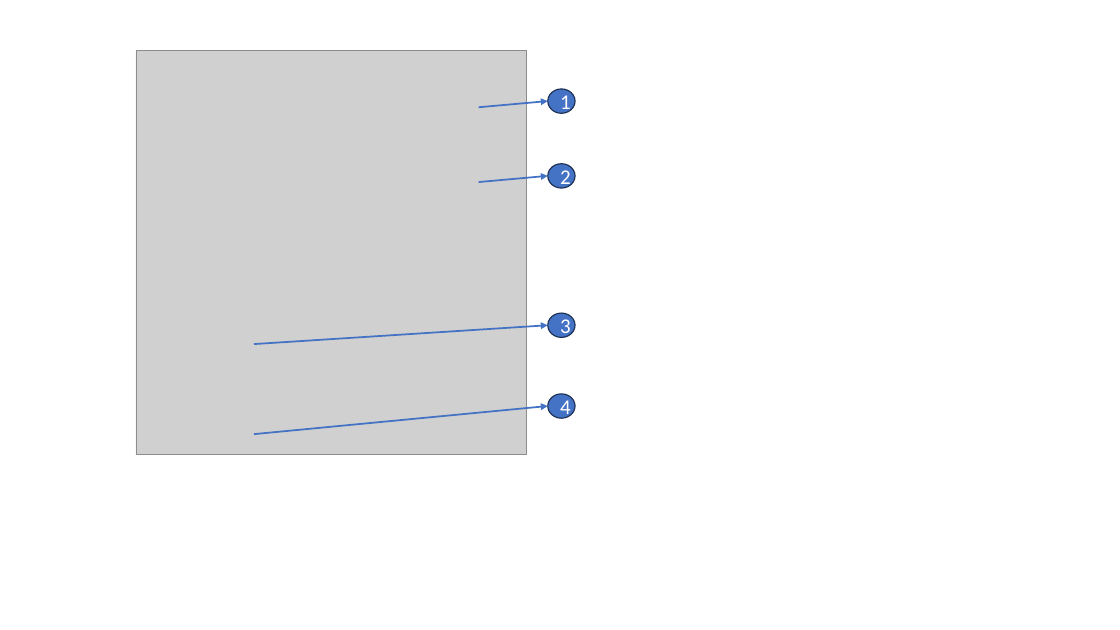
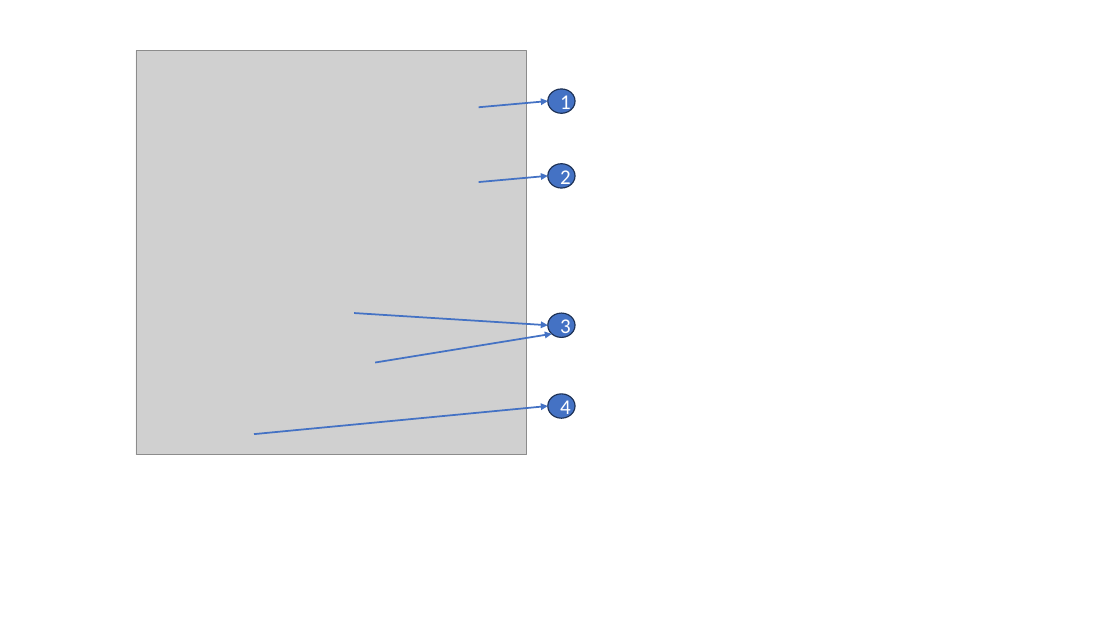
Before and after one commit to Rogreis/UbStudyHelpMAUI, a slide deck: slide 4 of help/images/ImagesForAmadonHelp.pptx. Drawn at 1120x630 pixels with LibreOffice and Linux fonts; fonts in the diff are those of the drawing; grey boxes stand for pictures. Boxes give left, top, right and bottom in pixels: in the first picture for what was removed or moved away, otherwise in the second. Text is boxed around its words. In the diff, an @@ line names an element or a change of style, - is before the commit and + after.

```diff
--- a/help/images/ImagesForAmadonHelp.pptx
+++ b/help/images/ImagesForAmadonHelp.pptx
@@ arrow moved from (254, 344) - (548, 325) to (355, 313) - (548, 325) @@
@@ arrow added from (376, 363) to (552, 334), #4472C4 1.5 pt @@
```
Also in this commit, not shown: 1 other slide changed, 1 other file.
